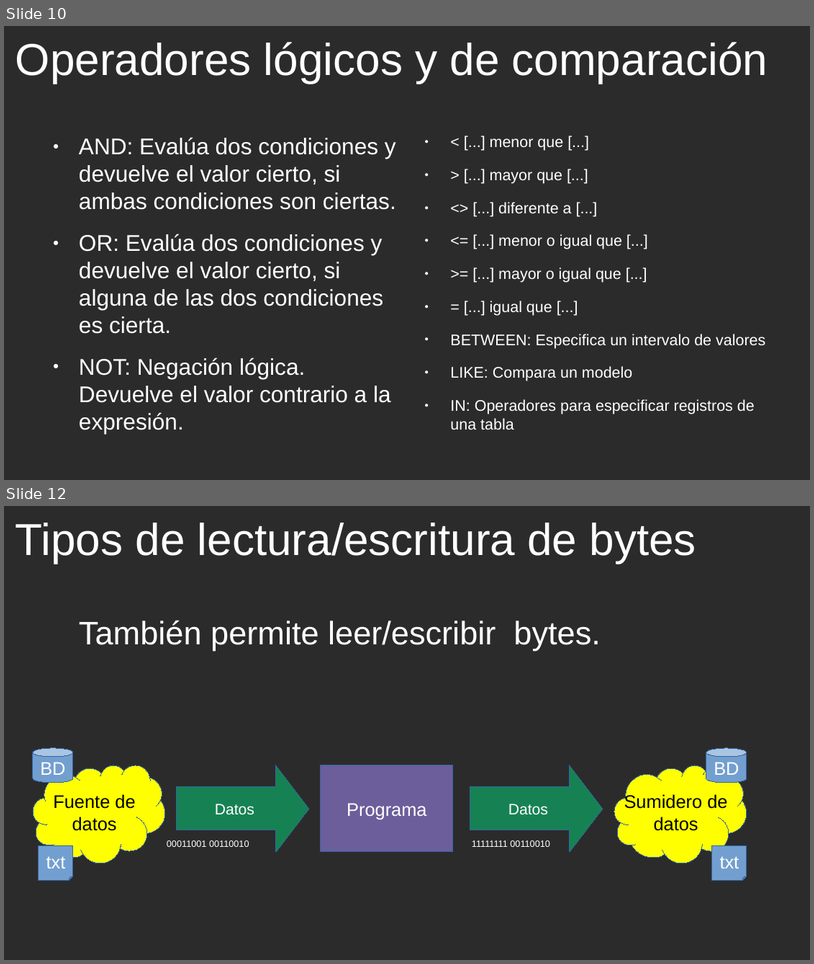
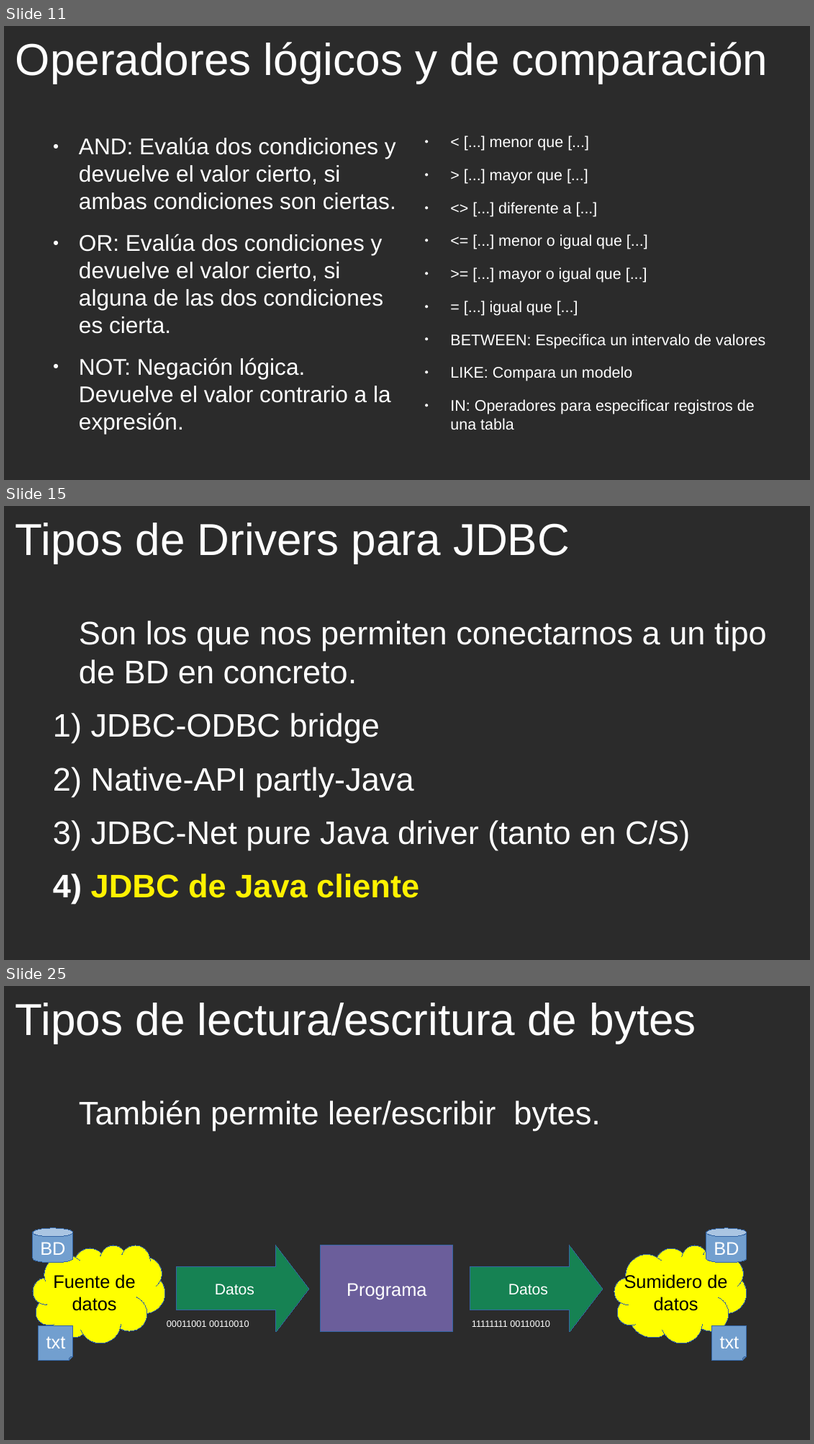
Before and after one commit to cmorenoruiz/ApuntesProgramacion, a slide deck: Unidad 13 Acceso a Bases de Datos/Acceso a BD Presentación para clase.odp. Shown one above the other, each under a label of ours: slides 10 and 12 before the commit, slides 11, 15 and 25 after it; the slides between them are not shown. The pictures are 814x964 and 814x1444 pixels, drawn with LibreOffice and Linux fonts; fonts in the diff are those of the drawing; background and template pictures are left out; a plain dark background stands for a picture behind light text. Boxes give left, top, right and bottom in pixels: in the first picture for what was removed or moved away, otherwise in the second. Text is boxed around its words. In the diff, an @@ line names an element or a change of style, - is before the commit and + after.

Commit message:
Añadiendo diapositivas sobre JDBC, drivers y clases de JDBC

```diff
--- a/Unidad 13 Acceso a Bases de Datos/Acceso a BD Presentación para clase.odp
+++ b/Unidad 13 Acceso a Bases de Datos/Acceso a BD Presentación para clase.odp
@@ slide 15 added at bbox=[4, 506, 810, 960], background picture (left out) @@
@@ title added at bbox=[16, 523, 570, 564], 44 pt, text #FFFFFF @@
+Tipos de Drivers para JDBC
@@ text added at bbox=[79, 620, 767, 898], 32 pt, text #FFFFFF @@
+Son los que nos permiten conectarnos a un tipo de BD en concreto.
+1) JDBC-ODBC bridge
+2) Native-API partly-Java
+3) JDBC-Net pure Java driver (tanto en C/S)
+4) JDBC de Java cliente
@@ what was slide 10 is now slide 11 @@
@@ what was slide 12 is now slide 25 @@
```
Also in this commit, not shown: 4 slides changed, 13 other slides added, 1 slide removed.
